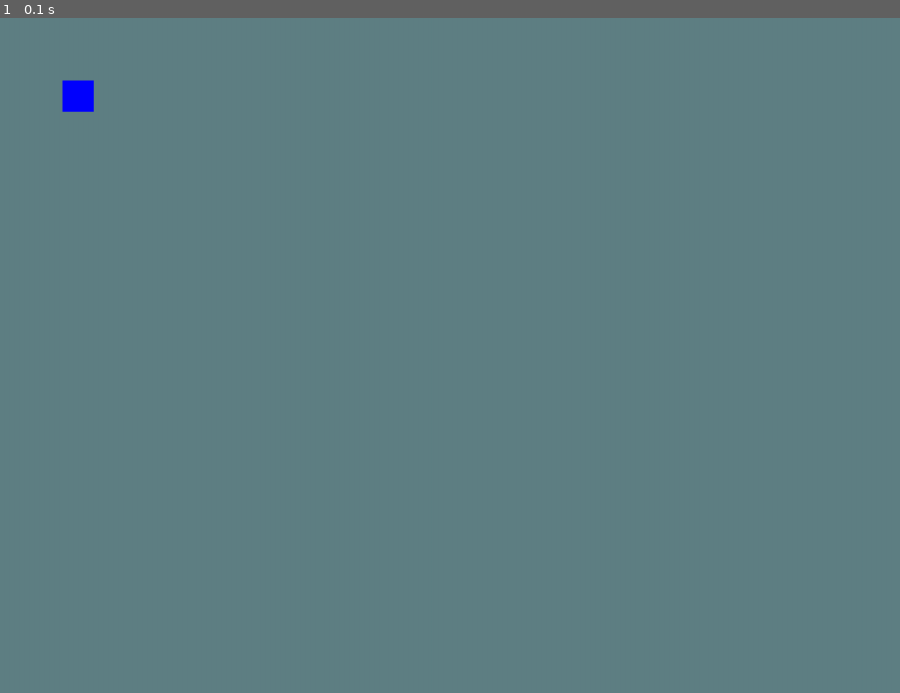
Above: before the commit, frame 1.
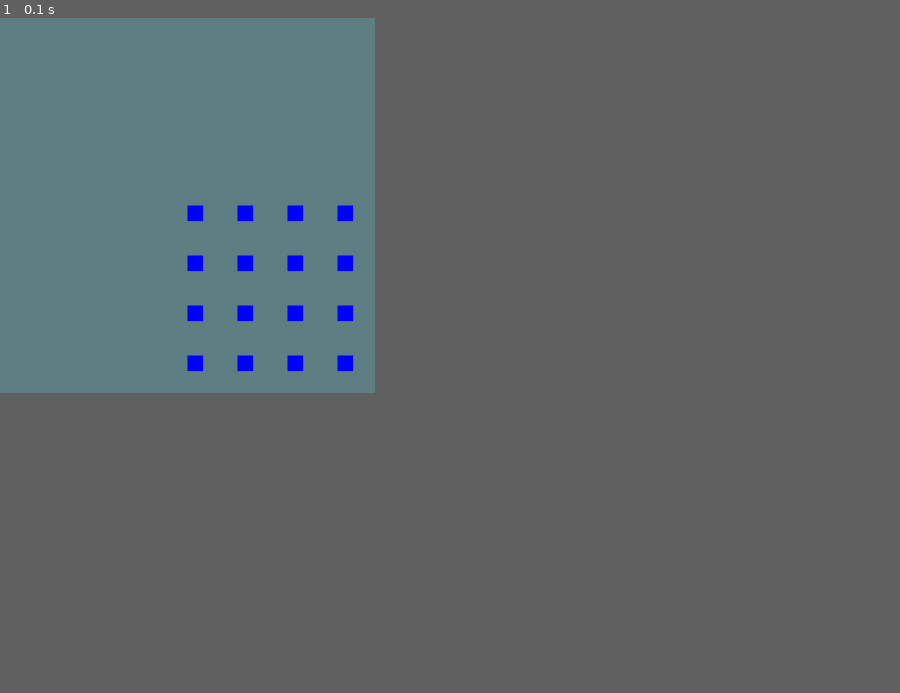
Above: after the commit, the same moment.

Repository: Minomaster/MiniGamePython
Game: pygame game, started from thePygame.py
The game is run twice, just before and just after one commit, with the same random seed, the same clock (stepped at 60 frames per second) and the same inputs.
Inputs:
- Up to frame 1 (0.1 s): no input
In our replay, the window is 900x675 before the commit and 375x375 after it. These sizes can differ from the game's own. Grey fills any space a smaller window leaves; there, only what the larger window draws over its background counts as a difference.

The runs differ from the first frame. In frame 1, 0.8% of the frame differs, in the area x 6-40%, y 9-53%.

Commit message:
now it makes squares, but off center

Diff:
--- a/thePygame.py
+++ b/thePygame.py
@@ -3,21 +3,50 @@
 pg.init() # initialize the game
 
 # -- WINDOW SETTINGS -- #
-window = pg.display.set_mode((1440, 1080)) # make the window
+
+window_WIDTH = 600
+window_LENGTH = 600
+
+window = pg.display.set_mode((window_WIDTH, window_LENGTH)) # make the window
 pg.display.set_caption("WEEWOOWEEWOO") # set the window title
 
-window.fill((95, 128, 132))
+# -- PRE-PROCESSING -- #
 
-# -- PRE-PROCESSING -- #
+class Square():
+  def __init__(self, x, y):
+    self.x = x
+    self.y = y
+    self.pressed = False
+
+  def make(self):
+    self.create = pg.draw.rect(
+      window,
+      (0, 0, 255),
+      (window_WIDTH/2 + 80*self.x, window_LENGTH/2 + 80*self.y, 25, 25)
+    )
+    mousePos = pg.mouse.get_pos()
+    if self.create.collidepoint(mousePos):
+      pg.mouse.set_cursor(pg.cursors.tri_left)
+      if pg.mouse.get_pressed()[0] == 1 and self.pressed == False:
+        pg.mouse.set_cursor(pg.cursors.broken_x)
+        self.pressed = True
+        print("GET PRESSED!")
+    if pg.mouse.get_pressed()[0] == 0:
+      self.pressed = False
+
+
 stage = 1
 level = 1
 
-#grid = [
-#  pg.rec
-#]
+grid = []
+size = 7
 
-#for i in grid:
-
+for i in range(size):
+  row = []
+  for j in range(size):
+    square = Square(j, i)
+    row.append(square)
+  grid.append(row)
 
 # -- KEEP THE GAME RUNNING + SETTINGS -- #
 run = True
@@ -25,7 +54,10 @@
   for event in pg.event.get():
     if event.type == pg.QUIT:
       run = False
-  pg.draw.rect(window, (0, 0, 255), (100, 100, 50, 50))
+  window.fill((95, 128, 132))
+  for row in grid:
+    for square in row:
+      square.make()
   pg.display.flip()
 
 # -- FOOTER -- #
